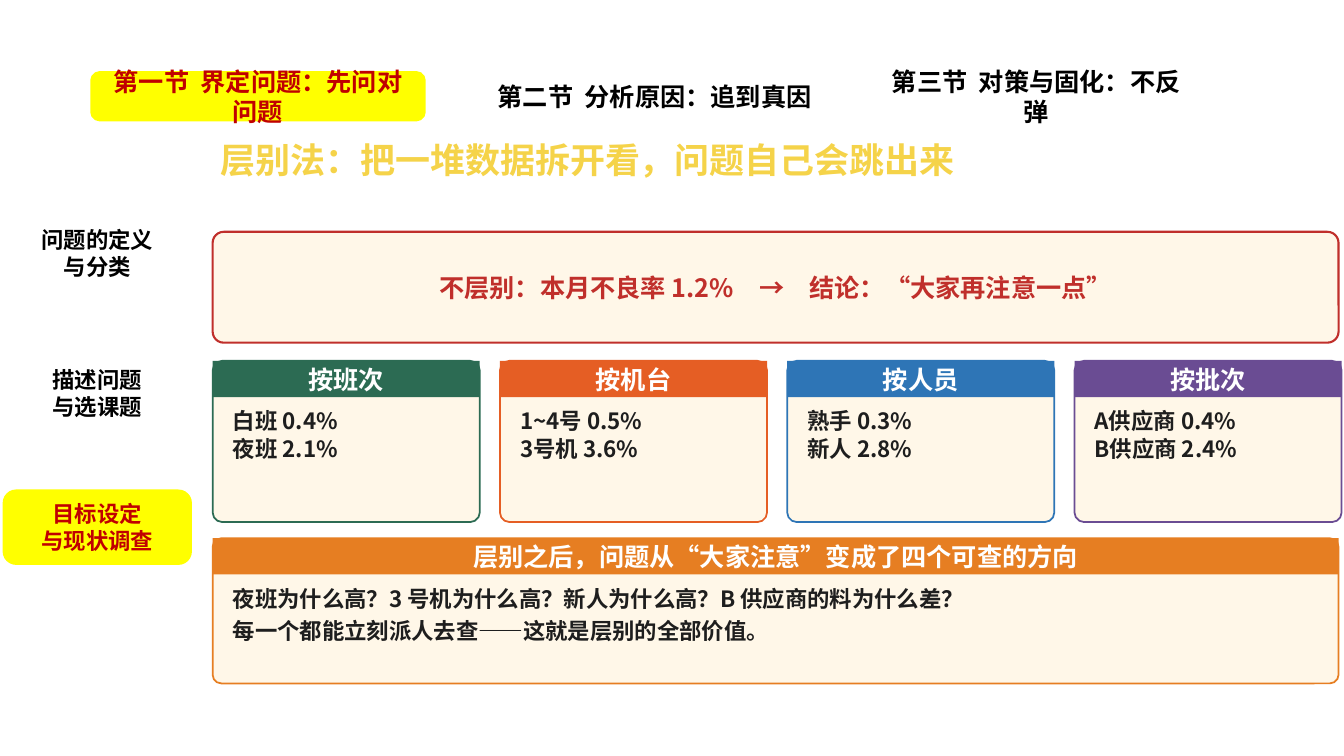
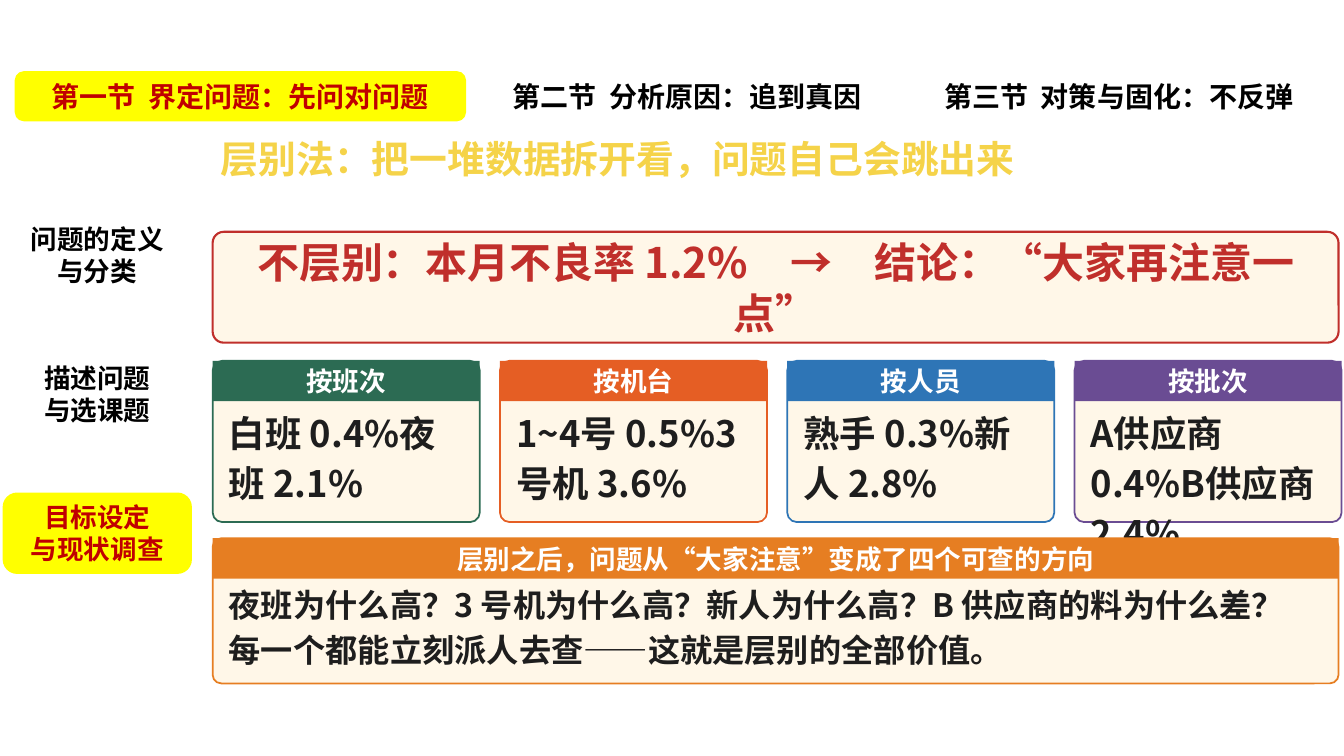
Before and after one commit to caixinyu2017-star/xixi, a slide deck: slide 18 of 管理技能课-问题分析与解决.pptx. Drawn at 1344x756 pixels with LibreOffice and Linux fonts; fonts in the diff are those of the drawing; background and template pictures are left out. Boxes give left, top, right and bottom in pixels: in the first picture for what was removed or moved away, otherwise in the second. Text is boxed around its words. In the diff, an @@ line names an element or a change of style, - is before the commit and + after.

```diff
--- a/管理技能课-问题分析与解决.pptx
+++ b/管理技能课-问题分析与解决.pptx
@@ text "问题分析与解决" moved from (x1=30, y1=0, x2=1311, y2=68) to (x1=10, y1=0, x2=1334, y2=68) @@
@@ text "问题分析与解决" at (x1=10, y1=0, x2=1334, y2=68): size 26 to 28 pt; alignment left to centre @@
@@ rounded rectangle "第一节 界定问题：先问对问题" resized from (x1=92, y1=73, x2=424, y2=120) to (x1=16, y1=73, x2=465, y2=120) @@
@@ rounded rectangle "第二节 分析原因：追到真因" resized from (x1=465, y1=73, x2=845, y2=120) to (x1=479, y1=73, x2=896, y2=120) @@
@@ size 18 to 20 pt in 3 elements at (x1=479, y1=73, x2=896, y2=120), (x1=16, y1=73, x2=465, y2=120), (x1=910, y1=73, x2=1328, y2=120) @@
@@ rounded rectangle "第三节 对策与固化：不反弹" resized from (x1=876, y1=73, x2=1197, y2=120) to (x1=910, y1=73, x2=1328, y2=120) @@
@@ text "层别法：把一堆数据拆开看，问题自己会跳出来" at (x1=221, y1=141, x2=1015, y2=178): size 25 to 27 pt @@
@@ rounded rectangle "问题的定义" resized from (x1=4, y1=217, x2=191, y2=289) to (x1=4, y1=216, x2=191, y2=294) @@
@@ text "不层别：本月不良率 1.2% → 结论：“大家再注意一点”" at (x1=257, y1=242, x2=1294, y2=282): size 18 to 30 pt @@
@@ rounded rectangle "描述问题" resized from (x1=4, y1=357, x2=191, y2=430) to (x1=4, y1=355, x2=191, y2=434) @@
@@ rectangle "按班次" resized from (x1=213, y1=361, x2=480, y2=397) to (x1=213, y1=361, x2=480, y2=401) @@
@@ rectangle "按机台" resized from (x1=500, y1=361, x2=767, y2=397) to (x1=500, y1=361, x2=767, y2=401) @@
@@ rectangle "按人员" resized from (x1=787, y1=361, x2=1055, y2=397) to (x1=787, y1=361, x2=1055, y2=401) @@
@@ size 18 to 19 pt in 5 elements at (x1=213, y1=538, x2=1339, y2=579), (x1=213, y1=361, x2=480, y2=401), (x1=500, y1=361, x2=767, y2=401), (x1=787, y1=361, x2=1055, y2=401), (x1=1075, y1=361, x2=1342, y2=401) @@
@@ rectangle "按批次" resized from (x1=1075, y1=361, x2=1342, y2=397) to (x1=1075, y1=361, x2=1342, y2=401) @@
@@ text at (x1=229, y1=416, x2=436, y2=500): text changed; size 16 to 26 pt @@
-白班 0.4%
-夜班 2.1%
+白班 0.4%夜班 2.1%
@@ text at (x1=516, y1=417, x2=736, y2=498): text changed; size 16 to 26 pt @@
-1~4号 0.5%
-3号机 3.6%
+1~4号 0.5%3号机 3.6%
@@ text at (x1=803, y1=415, x2=1011, y2=500): text changed; size 16 to 26 pt @@
-熟手 0.3%
-新人 2.8%
+熟手 0.3%新人 2.8%
@@ text at (x1=1091, y1=415, x2=1315, y2=557): text changed; size 16 to 26 pt @@
-A供应商 0.4%
-B供应商 2.4%
+A供应商 0.4%B供应商 2.4%
@@ size 16 to 19 pt in 3 elements at (x1=4, y1=355, x2=191, y2=434), (x1=4, y1=216, x2=191, y2=294), (x1=4, y1=494, x2=191, y2=573) @@
@@ rounded rectangle "目标设定" resized from (x1=4, y1=491, x2=191, y2=564) to (x1=4, y1=494, x2=191, y2=573) @@
@@ rectangle "层别之后，问题从“大家注意”变成了四个可查的方向" resized from (x1=213, y1=538, x2=1339, y2=575) to (x1=213, y1=538, x2=1339, y2=579) @@
@@ text "夜班为什么高？3 号机为什么高？新人为什么高？B 供应商的料为什么差？" at (x1=229, y1=589, x2=1284, y2=665): size 16 to 23 pt; line spacing 1.04 to 1.06 @@
```
Also in this commit, not shown: 59 other slides changed, 28 other files.
